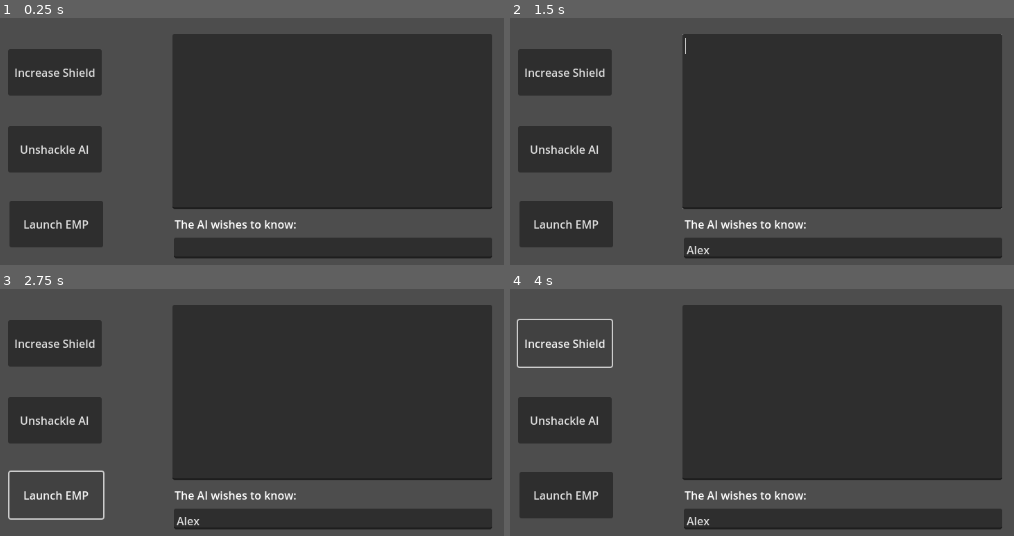
Above: before the commit, frames 1-4 (two rows, left to right).
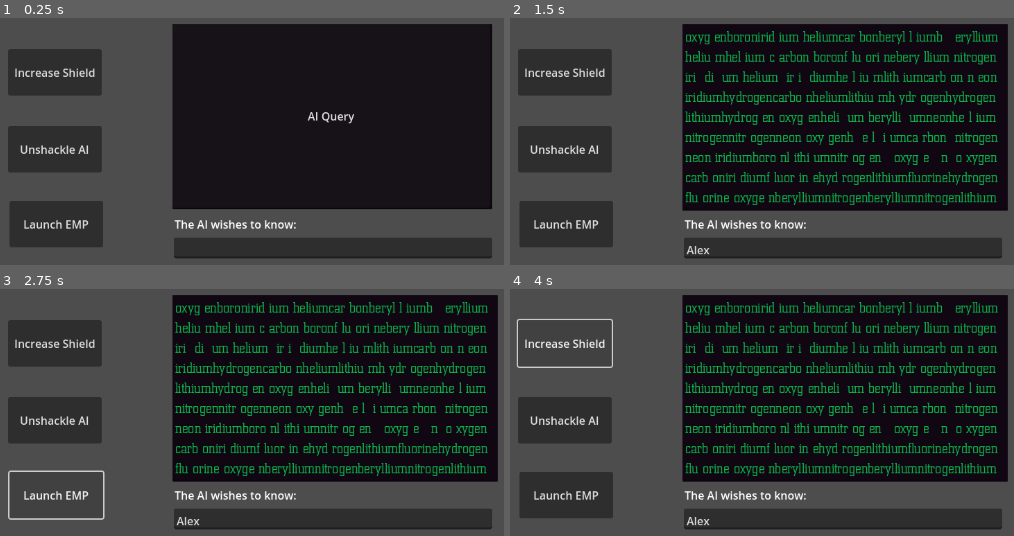
Above: after the commit, the same moments.

Repository: paralinguist/RetroScience
Game: Godot game, scene res://retro_science_main.tscn
Same seed, same stepped clock (60 frames per second), same inputs: the game is played once before the commit and once after it.
Inputs (mouse positions are in pixels of both pictures, inside the frame that each line leads up to):
- Up to frame 1 (0.25 s): no input
- Up to frame 2 (1.5 s): click (842, 247) at 0.52 s; type "Alex" at 0.6 s; click (842, 116) at 1.25 s, where only the run after the commit has a clickable "AI Query"
- Up to frame 3 (2.75 s): click "Launch EMP" at 2 s
- Up to frame 4 (4 s): click "Launch EMP" at 2.75 s; click "Increase Shield" at 3.5 s

The runs differ from the first frame. In frame 1, 47% of the frame differs, in the area x 34-98%, y 2-78%; in frame 2, 49%, in the area x 34-99%, y 2-79%; in frame 3, 49%; in frame 4, 49%.

Commit message:
Element count started

Diff:
--- /dev/null
+++ b/retro_science_main.gd
@@ -0,0 +1,53 @@
+extends Node2D
+
+var elements = ["hydrogen", "helium", "lithium", "beryllium", "boron", "carbon", "nitrogen", "oxygen", "fluorine", "neon", "iridium"]
+var angles = ["right", "obtuse", "acute", "reflex", "straight", "full"]
+var planet_distances = {
+	"mercury": 0.39,
+	"venus": 0.72,
+	"earth": 1.00,
+	"mars": 1.52,
+	"jupiter": 5.20,
+	"saturn": 9.58,
+	"uranus": 19.20,
+	"neptune": 30.10
+}
+
+func generate_problem():
+	$"CanvasLayer/AI Screen".text = ""
+	var ai_font = $"CanvasLayer/AI Screen".get_theme_font("font")
+	var problem = ""
+	var solution = ""
+	var list_num = randi_range(1,1)
+	if list_num == 1:
+		var element = elements.pick_random()
+		problem = "How many examples of " + element + " are present?"
+		print(problem)
+		var occurances = 0
+		for i in range (9):
+			var line = ""
+			for j in range(7):
+				var pick = elements.pick_random()
+				if pick == element:
+					occurances += 1
+				line += pick
+			while ai_font.get_string_size(line).x + 120 < $"CanvasLayer/AI Screen".size.x:
+				line = line.insert(randi_range(3,len(line)-3), " ")
+			$"CanvasLayer/AI Screen".text += line + "\n"
+		$"CanvasLayer/AI Screen".text = $"CanvasLayer/AI Screen".text.left(-1)
+		print("Occurances: " + str(occurances))
+		#Allow +/- 1 to be correct
+
+# Called when the node enters the scene tree for the first time.
+func _ready() -> void:
+	pass
+
+
+# Called every frame. 'delta' is the elapsed time since the previous frame.
+func _process(delta: float) -> void:
+	pass
+
+
+func _on_button_start_ai_pressed() -> void:
+	$CanvasLayer/ButtonStartAI.visible = false
+	generate_problem()
--- a/retro_science_main.tscn
+++ b/retro_science_main.tscn
@@ -1,6 +1,10 @@
-[gd_scene format=3 uid="uid://dxndij13obfgx"]
+[gd_scene load_steps=3 format=3 uid="uid://dxndij13obfgx"]
+
+[ext_resource type="Script" uid="uid://v20dfc0v65go" path="res://retro_science_main.gd" id="1_mxjyl"]
+[ext_resource type="FontFile" uid="uid://dodl7tcddxwfr" path="res://Berthold City Light Regular.otf" id="2_j6diy"]
 
 [node name="RetroScienceMain" type="Node2D"]
+script = ExtResource("1_mxjyl")
 
 [node name="CanvasLayer" type="CanvasLayer" parent="."]
 
@@ -20,7 +24,7 @@
 "
 autowrap_mode = 2
 
-[node name="ButtonConsume2" type="Button" parent="CanvasLayer"]
+[node name="ButtonEMP" type="Button" parent="CanvasLayer"]
 offset_left = 80.0
 offset_top = 365.0
 offset_right = 215.0
@@ -31,9 +35,26 @@
 
 [node name="AI Screen" type="TextEdit" parent="CanvasLayer"]
 offset_left = 315.0
-offset_top = 124.0
+offset_top = 110.0
 offset_right = 776.0
 offset_bottom = 377.0
+theme_override_colors/font_color = Color(0.98039216, 0.007843138, 0, 1)
+theme_override_colors/font_readonly_color = Color(0.039215688, 0.7254902, 0.29411766, 1)
+theme_override_colors/background_color = Color(0.043137256, 0, 0.05882353, 0.8235294)
+theme_override_fonts/font = ExtResource("2_j6diy")
+theme_override_font_sizes/font_size = 21
+editable = false
+context_menu_enabled = false
+emoji_menu_enabled = false
+shortcut_keys_enabled = false
+selecting_enabled = false
+drag_and_drop_selection_enabled = false
+virtual_keyboard_enabled = false
+virtual_keyboard_show_on_focus = false
+middle_mouse_paste_enabled = false
+autowrap_mode = 2
+scroll_fit_content_height = true
+scroll_fit_content_width = true
 
 [node name="Label" type="Label" parent="CanvasLayer"]
 offset_left = 318.0
@@ -47,3 +68,15 @@
 offset_top = 418.0
 offset_right = 776.0
 offset_bottom = 448.0
+caret_type = 1
+caret_blink = true
+
+[node name="ButtonStartAI" type="Button" parent="CanvasLayer"]
+offset_left = 315.0
+offset_top = 110.0
+offset_right = 773.0
+offset_bottom = 375.0
+text = "AI Query"
+autowrap_mode = 1
+
+[connection signal="pressed" from="CanvasLayer/ButtonStartAI" to="." method="_on_button_start_ai_pressed"]
Binary file added: Berthold City Light Regular.otf
Not shown, added: Berthold City Light Regular.otf.import
Not shown, added: retro_science_main.gd.uid
